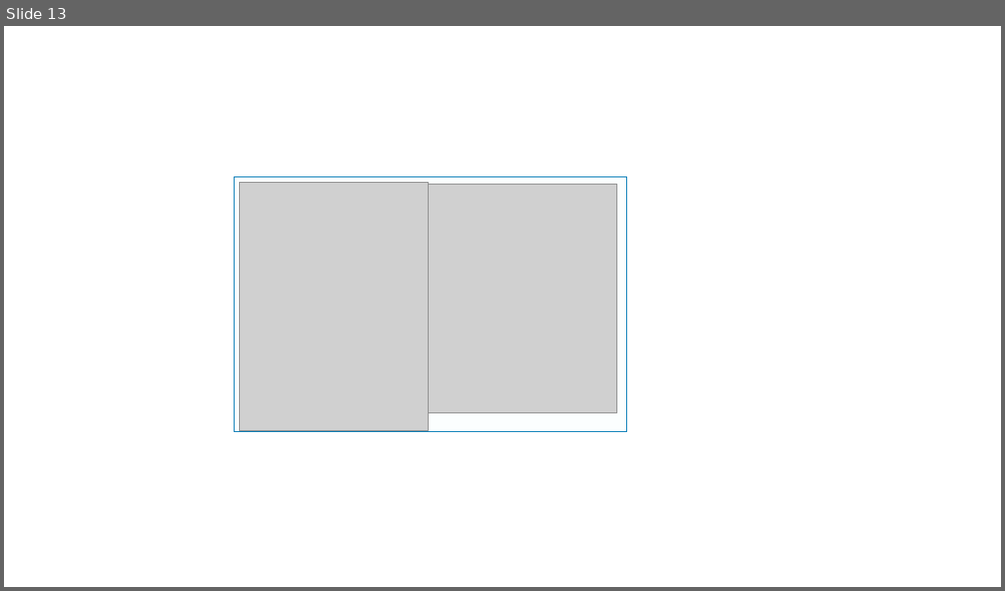
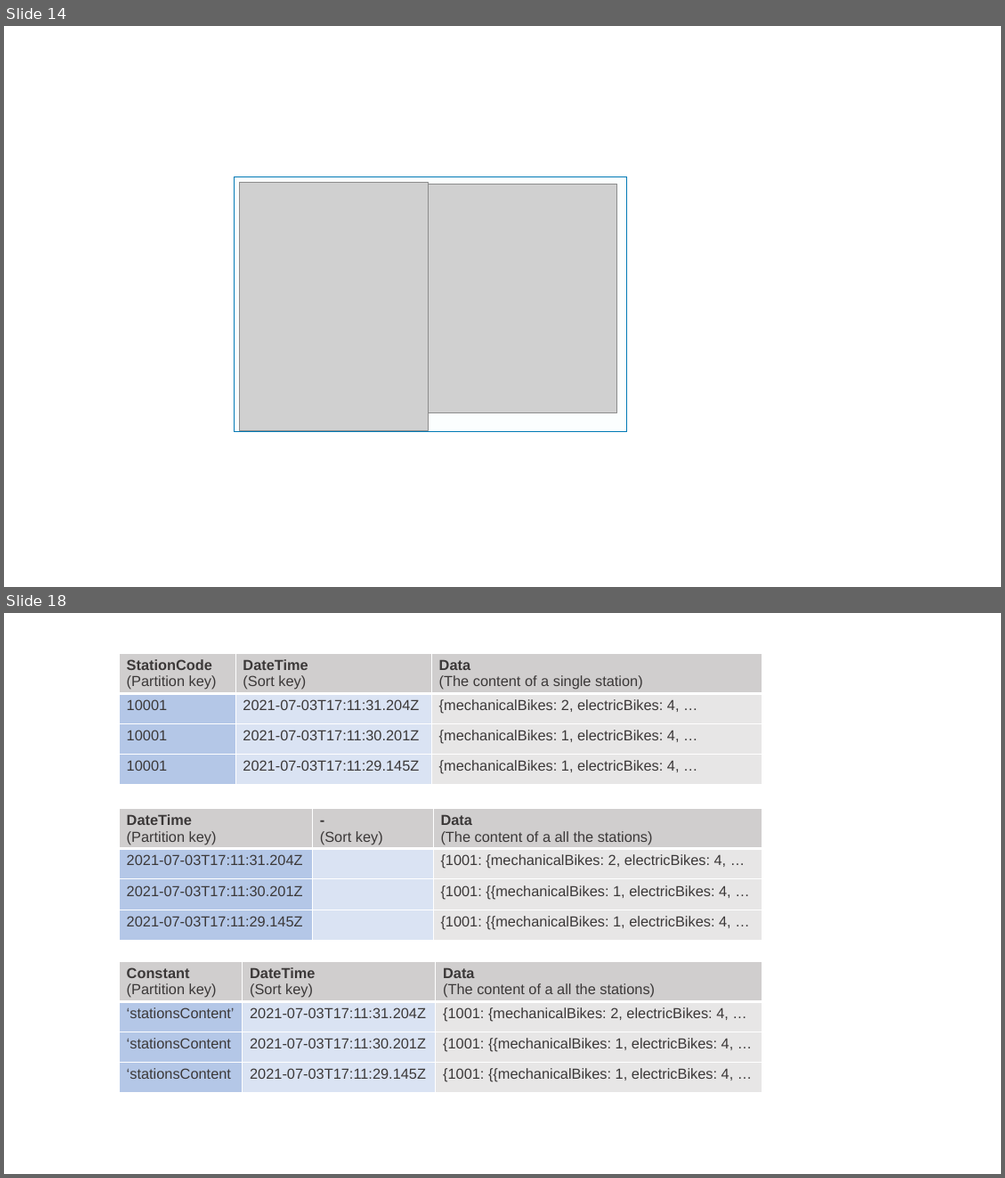
Before and after one commit to ouvreboite/velinfo, a slide deck: docs/velinfo_architecture.pptx. Shown one above the other, each under a label of ours: slide 13 before the commit, slides 14 and 18 after it; the slides between them are not shown. The pictures are 1005x591 and 1005x1178 pixels, drawn with LibreOffice and Linux fonts; fonts in the diff are those of the drawing; grey boxes stand for pictures. Boxes give left, top, right and bottom in pixels: in the first picture for what was removed or moved away, otherwise in the second. Text is boxed around its words. In the diff, an @@ line names an element or a change of style, - is before the commit and + after.

```diff
--- a/docs/velinfo_architecture.pptx
+++ b/docs/velinfo_architecture.pptx
@@ slide 18 added at (4,613,1001,1174), background #FFFFFF @@
@@ table added at (119,653,762,787), 4 rows, 3 columns @@
+StationCode / (Partition key) | DateTime / (Sort key) | Data / (The content of a single station)
+10001 | 2021-07-03T17:11:31.204Z | {mechanicalBikes: 2, electricBikes: 4, …
+10001 | 2021-07-03T17:11:30.201Z | {mechanicalBikes: 1, electricBikes: 4, …
+10001 | 2021-07-03T17:11:29.145Z | {mechanicalBikes: 1, electricBikes: 4, …
@@ table added at (119,809,762,942), 4 rows, 3 columns @@
+DateTime / (Partition key) | - / (Sort key) | Data / (The content of a all the stations)
+2021-07-03T17:11:31.204Z |  | {1001: {mechanicalBikes: 2, electricBikes: 4, …
+2021-07-03T17:11:30.201Z |  | {1001: {{mechanicalBikes: 1, electricBikes: 4, …
+2021-07-03T17:11:29.145Z |  | {1001: {{mechanicalBikes: 1, electricBikes: 4, …
@@ table added at (119,962,762,1094), 4 rows, 3 columns @@
+Constant / (Partition key) | DateTime / (Sort key) | Data / (The content of a all the stations)
+‘stationsContent’ | 2021-07-03T17:11:31.204Z | {1001: {mechanicalBikes: 2, electricBikes: 4, …
+‘stationsContent | 2021-07-03T17:11:30.201Z | {1001: {{mechanicalBikes: 1, electricBikes: 4, …
+‘stationsContent | 2021-07-03T17:11:29.145Z | {1001: {{mechanicalBikes: 1, electricBikes: 4, …
@@ what was slide 13 is now slide 14 @@
```
Also in this commit, not shown: 3 slides changed, 6 other slides added.
